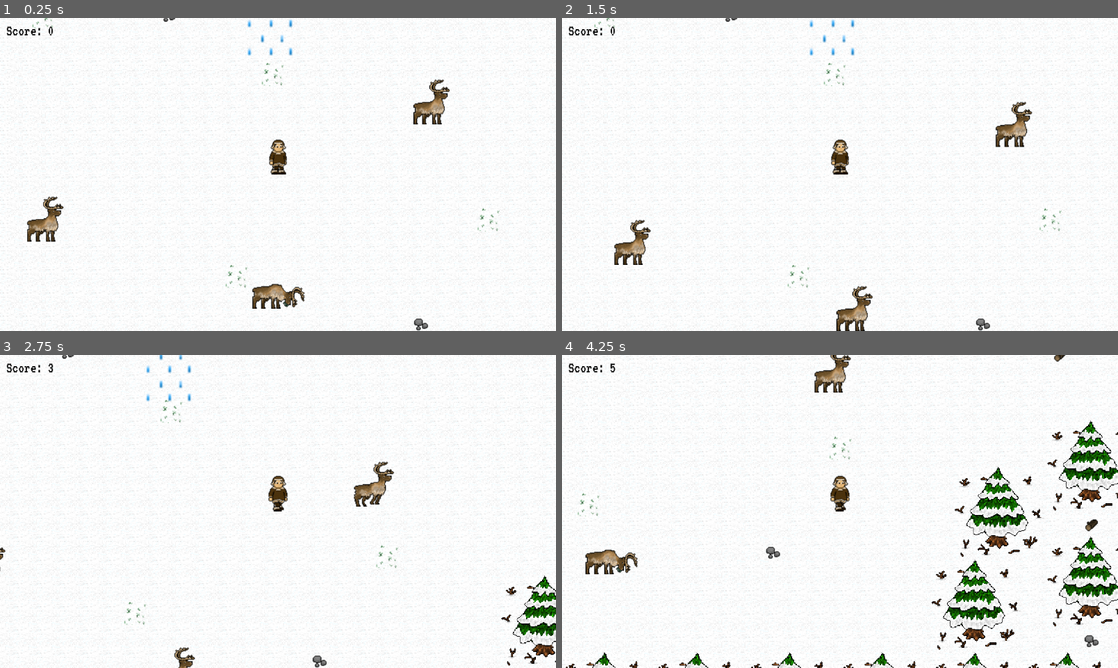
Above: before the commit, frames 1-4 (two rows, left to right).
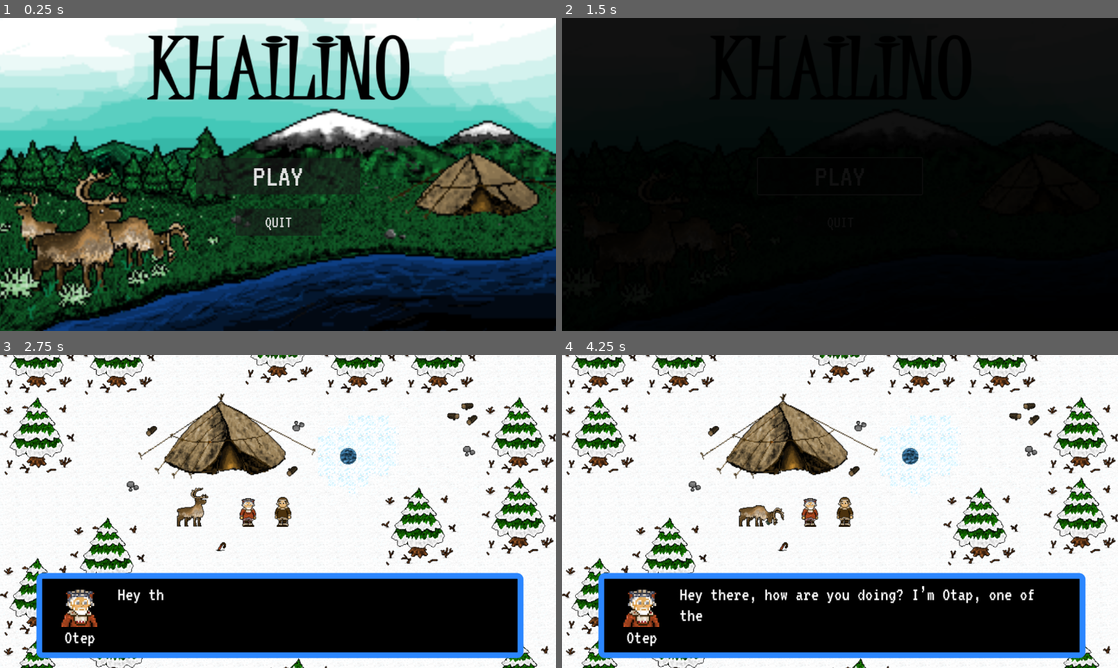
Above: after the commit, the same moments.

Repository: xkolyaskin/Mycrosoffed-Studios
Game: Godot game, scene res://menu.tscn
Two runs of this game, one before a commit and one after it. Both use one fixed random seed, a clock stepped at 60 frames per second and the inputs below. Before the commit the project starts from res://reindeer_herding.tscn.
Inputs (mouse positions are in pixels of both pictures, inside the frame that each line leads up to):
- Up to frame 1 (0.25 s): no input
- Up to frame 2 (1.5 s): click (840, 177) at 0.5 s, where only the run after the commit has a clickable "PLAY"; click (840, 177) at 1.25 s, where only the run after the commit has a clickable "PLAY"
- Up to frame 3 (2.75 s): hold D (move_right) from 2.03 s (still down); tap Space (interact) at 2.1 s
- Up to frame 4 (4.25 s): release D (move_right) at 2.78 s; hold S (move_down) 2.78-3.53 s; tap Space (interact) at 2.85, 3.6 s; hold D (move_right) from 3.53 s (still down)

The runs differ from the first frame. In frame 1, 90% of the frame differs, in the area x 0-100%, y 0-100%; in frame 2, 100%; in frame 3, 40%; in frame 4, 42%.

Commit message:
fixed double space, random dialogue

Diff:
--- a/new-game-project/dialogue.gd
+++ b/new-game-project/dialogue.gd
@@ -4,13 +4,13 @@
 @onready var talking_audio = $Talking
 
 var scene = 1
-var dialogueIntro = "Hey there, how are you doing? I’m Otap, one of the village elders.  We could use some help keeping our village fed."
+var dialogueIntro = "Hey there, how are you doing? I’m Otap, one of the village elders. We could use some help keeping our village fed."
 
 var dialogueFarm1_1 = "While we do love our meat, a balanced diet requires some veggies too. Walk over to those seeds and choose which one to plant. "
 var dialogueFarm1_2 = "Once they are planted, wait for them to grow and harvest your crops before they go bad. Pick up/place using SPACE or E. WASD to move"
 
 var dialogueFish1_1 = "Salmon is one of the most important foods here, but fishing is no easy work."
-var dialogueFish1_2 = "Walk up to the fishing hole and when indicated, press SPACE or E at the right time to catch a fish.  Catch enough fish and you will succeed."
+var dialogueFish1_2 = "Walk up to the fishing hole and when indicated, press SPACE or E at the right time to catch a fish. Catch enough fish and you will succeed."
 
 var dialogueHerd1_1 = "Reindeer herding has sustained our culture for thousands of years, and over this time we have learned to find spots with lots of food for them."
 var dialogueHerd1_2 = "A favorite of theirs is lichen, which grows under the snow around these parts."
@@ -26,8 +26,8 @@
 var dialogueHerd2_1 = "Oh, how I sometimes miss the good old days.  When I was a young man, I could take my reindeer to the same place every year to find food."
 var dialogueHerd2_2 = "Nowadays you youngins have to keep moving to new spots when rainfall freezes the snow above the lichen."
 
-var dialogueFarm3_1 = "Back in my day, farming was collectivized under the rule of the Soviet Union.  We had to rotate crops in order to feed ourselves every year."
-var dialogueFarm3_2 = "I remember having a third of my  family’s best potato crop taken by the state to feed soldiers fighting in uh, where was it, ah yes, Afghanistan."
+var dialogueFarm3_1 = "Back in my day, farming was collectivized under the rule of the Soviet Union. We had to rotate crops in order to feed ourselves every year."
+var dialogueFarm3_2 = "I remember having a third of my family’s best potato crop taken by the state to feed soldiers fighting in uh, where was it, ah yes, Afghanistan."
 
 var dialogueFish3_1 = "Everything is so warm nowadays, even the ice isn’t as sturdy as it once was."
 var dialogueFish3_2 = "Our fishermen have to keep moving if they don’t want to end up in the river. But don’t worry, the river isn’t too deep (I hope)."
@@ -64,6 +64,7 @@
 
 	match scene:
 		1:
+
 			await play_dialogue(dialogueIntro)
 			print("next")
 			await play_dialogue(dialogueFarm1_1)
@@ -71,11 +72,15 @@
 			await play_dialogue(dialogueFarm1_2)
 			print("next_scene")
 		2:
+			await play_dialogue(pickRandom())
+
 			await play_dialogue(dialogueFish1_1)
 			print("next")
 			await play_dialogue(dialogueFish1_2)
 			print("next_scene")
 		3:
+			await play_dialogue(pickRandom())
+
 			await play_dialogue(dialogueHerd1_1)
 			print("next")
 			await play_dialogue(dialogueHerd1_2)
@@ -83,6 +88,8 @@
 			await play_dialogue(dialogueHerd1_3)
 			print("next_scene")
 		4:
+			await play_dialogue(pickRandom())
+
 			await play_dialogue(dialogueFarm2_1)
 			print("next")
 			await play_dialogue(dialogueFarm2_2)
@@ -90,26 +97,36 @@
 			await play_dialogue(dialogueFarm2_3)
 			print("next_scene")
 		5:
+			await play_dialogue(pickRandom())
+
 			await play_dialogue(dialogueFish2_1)
 			print("next")
 			await play_dialogue(dialogueFish2_2)
 			print("next_scene")
 		6:
+			await play_dialogue(pickRandom())
+
 			await play_dialogue(dialogueHerd2_1)
 			print("next")
 			await play_dialogue(dialogueHerd2_2)
 			print("next_scene")
 		7:
+			await play_dialogue(pickRandom())
+
 			await play_dialogue(dialogueFarm3_1)
 			print("next")
 			await play_dialogue(dialogueFarm3_2)
 			print("next_scene")
 		8:
+			await play_dialogue(pickRandom())
+
 			await play_dialogue(dialogueFish3_1)
 			print("next")
 			await play_dialogue(dialogueFish3_2)
 			print("next_scene")
 		9:
+			await play_dialogue(pickRandom())
+
 			await play_dialogue(dialogueHerd3_1)
 			print("next")
 			await play_dialogue(dialogueHerd3_2)
@@ -124,7 +141,7 @@
 	var ind = randi_range(0,len(randomDialogue)-1)
 	var line = randomDialogue[ind]
 	randomDialogue.remove_at(ind)
-	usedDialogue.add(line)
+	usedDialogue.append(line)
 	return line
 
 func play_dialogue(string):
--- a/new-game-project/project.godot
+++ b/new-game-project/project.godot
@@ -11,7 +11,7 @@
 [application]
 
 config/name="New Game Project"
-run/main_scene="uid://x8ql7yrpxv3g"
+run/main_scene="uid://bfkbmxmcv45ee"
 config/features=PackedStringArray("4.4", "Forward Plus")
 config/icon="res://icon.svg"
 
@@ -54,5 +54,6 @@
 "deadzone": 0.2,
 "events": [Object(InputEventKey,"resource_local_to_scene":false,"resource_name":"","device":-1,"window_id":0,"alt_press …(191 unchanged characters)…
 , Object(InputEventKey,"resource_local_to_scene":false,"resource_name":"","device":-1,"window_id":0,"alt_pressed":false …(183 unchanged characters)…
+, Object(InputEventMouseButton,"resource_local_to_scene":false,"resource_name":"","device":-1,"window_id":0,"alt_pressed":false,"shift_pressed":false,"ctrl_pressed":false,"meta_pressed":false,"button_mask":0,"position":Vector2(0, 0),"global_position":Vector2(0, 0),"factor":1.0,"button_index":1,"canceled":false,"pressed":false,"double_click":false,"script":null)
 ]
 }
